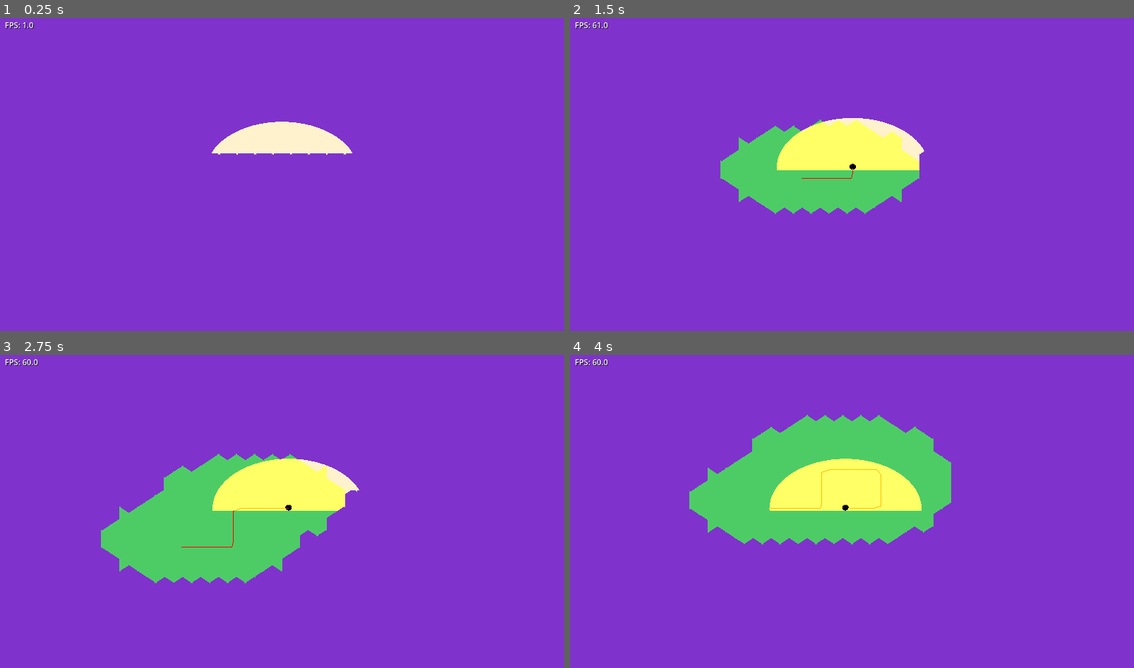
Above: before the commit, frames 1-4 (two rows, left to right).
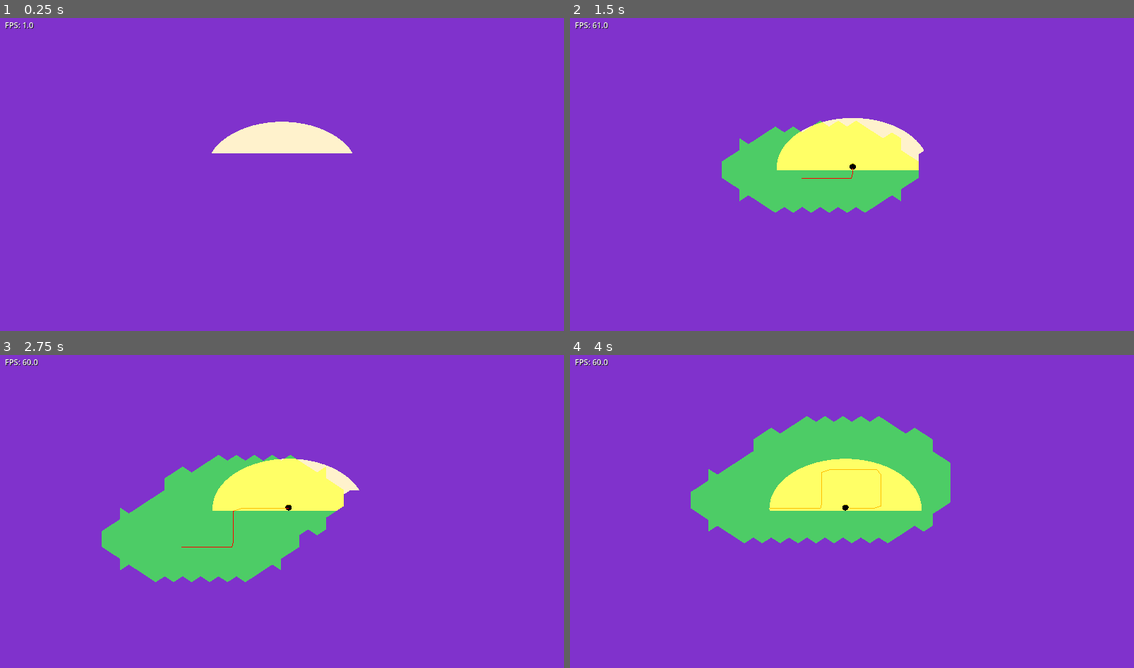
Above: after the commit, the same moments.

Repository: emersonh16/dastardlyfuck
Game: Godot game, scene res://scenes/test/test_miasma.tscn
Same seed, same stepped clock (60 frames per second), same inputs: the game is played once before the commit and once after it.
Inputs:
- Up to frame 1 (0.25 s): no input
- Up to frame 2 (1.5 s): tap Enter at 0.5 s; hold Right (ui_right) 0.53-1.28 s; hold Down (ui_down) from 1.28 s (still down)
- Up to frame 3 (2.75 s): release Down (ui_down) at 2.03 s; hold Right (ui_right) from 2.03 s (still down)
- Up to frame 4 (4 s): release Right (ui_right) at 2.78 s; hold Up (ui_up) 2.78-3.53 s; hold Left (ui_left) from 3.53 s (still down)

The runs differ from the first frame. In frame 1, less than 0.1% of the frame differs, in the area x 38-62%, y 43-44%; in frame 2, 0.2%; in frame 3, 0.2%; in frame 4, 0.2%, in the area x 21-68%, y 19-61%.

Commit message:
now the miasma doesnt have gaps

Diff:
--- a/scripts/renderers/miasma_renderer.gd
+++ b/scripts/renderers/miasma_renderer.gd
@@ -46,9 +46,8 @@
 	var tile_z = miasma_manager.MIASMA_TILE_SIZE_Z if miasma_manager else MIASMA_TILE_SIZE_Z
 	var block_h = miasma_manager.MIASMA_BLOCK_HEIGHT if miasma_manager else MIASMA_BLOCK_HEIGHT
 
-	# Make blocks smaller to show edges for debugging (0.9x size = 10% gap)
-	# This creates visible dark gaps between blocks
-	var edge_gap = 0.9  # 10% smaller = more visible edges
+	# Blocks are full size - completely touching with no gaps
+	var edge_gap = 1.0  # Full size = no gaps
 	box_mesh.size = Vector3(tile_x * edge_gap, block_h, tile_z * edge_gap)
 
 	# Create purple material - gaps between blocks will show as dark edges
